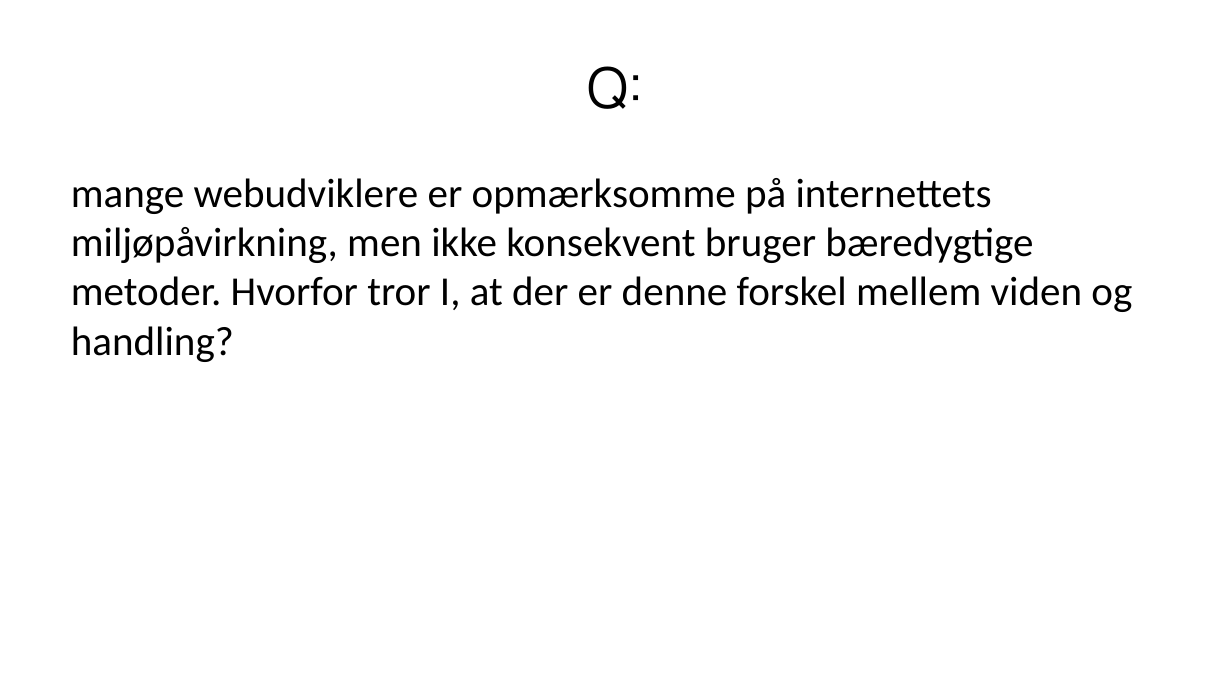
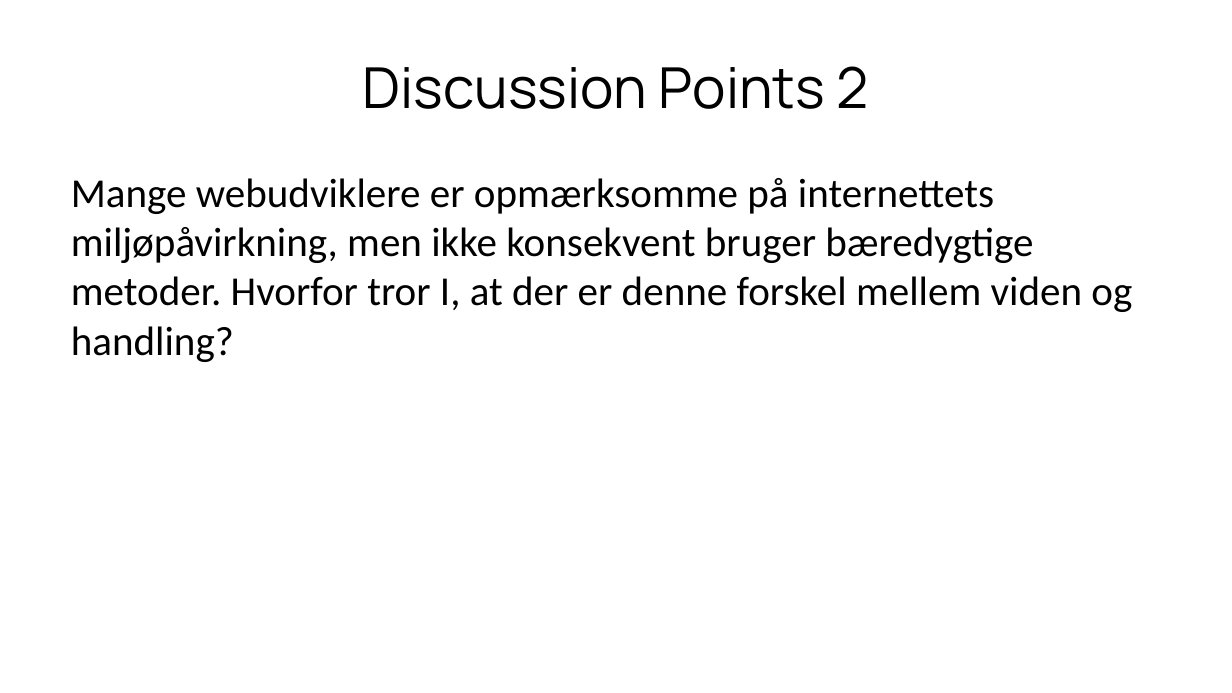
Before and after one commit to xbibogo/MMD24, a slide deck: slide 32 of semester2 PPT/Sustainable_Web_Presentation_Danish.pptx (slide 30 before the commit). Drawn at 1232x693 pixels with LibreOffice and Linux fonts; fonts in the diff are those of the drawing. Boxes give left, top, right and bottom in pixels: in the first picture for what was removed or moved away, otherwise in the second. Text is boxed around its words. In the diff, an @@ line names an element or a change of style, - is before the commit and + after.

Commit message:
added discussion

```diff
--- a/semester2 PPT/Sustainable_Web_Presentation_Danish.pptx
+++ b/semester2 PPT/Sustainable_Web_Presentation_Danish.pptx
@@ title at bbox=[363, 66, 868, 109]: text changed @@
-Q:
+Discussion Points 2
@@ text at bbox=[71, 178, 1132, 362]: text changed @@
-mange webudviklere er opmærksomme på internettets miljøpåvirkning, men ikke konsekvent bruger bæredygtige metoder. Hvorfor tror I, at der er denne forskel mellem viden og handling?
+Mange webudviklere er opmærksomme på internettets miljøpåvirkning, men ikke konsekvent bruger bæredygtige metoder. Hvorfor tror I, at der er denne forskel mellem viden og handling?
```
Also in this commit, not shown: 2 slides added, 1 other file.
